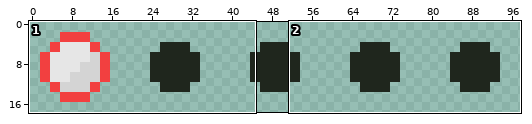
Edited in one commit: pixel-art file (textures/octave.aseprite). The first picture is a wide view before the edit; the outline marks the close-up.
Close-up. Before the commit:
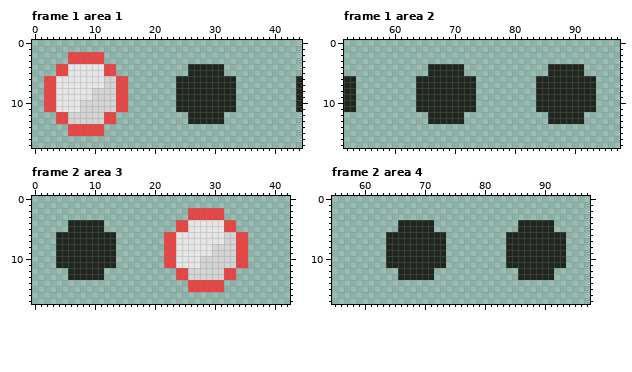
98x18 pixels, 5 frames. Shown: frame 1 area 1: x 0..44, y 0..17; frame 1 area 2: x 52..97, y 0..17; frame 2 area 3: x 0..42, y 0..17; frame 2 area 4: x 55..97, y 0..17. The commit also changed other frames or places, which this record leaves out.
And afterwards:
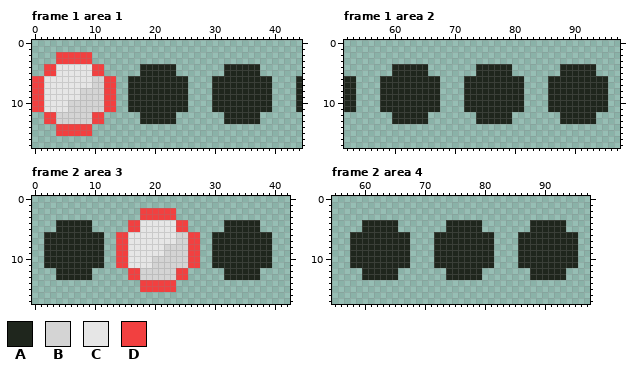
Palette (. is transparent): A #1f261d  B #d4d4d4  C #e6e6e6  D #f24040
From old to new:
Frame 1 area 1:
The author put colour A in rows 4 to 5 at x 18 to 23 and 32 to 37; in rows 6 to 11 at x 16 to 23 and 34 to 39; in rows 12 to 13 at x 18 to 23 and 32 to 37.
Colour C becomes colour B in rows 6 to 7 at x 10 to 11; in rows 8 to 9 at x 8 to 9; in rows 10 to 11 at x 6 to 7.
Colour D becomes colour B in rows 12 to 13 at x 4 to 5.
Colour D becomes colour C in rows 4 to 5 at x 4 to 5; in rows 6 to 11 at x 2 to 3.
The author put colour D in rows 2 to 3 at x 4 to 5; in rows 4 to 5 at x 2 to 3; in rows 6 to 11 at x 0 to 1; in rows 12 to 13 at x 2 to 3; in rows 14 to 15 at x 4 to 5.
Colour B becomes colour D in rows 6 to 11 at x 12 to 13; in rows 12 to 13 at x 10 to 11.
Colour C becomes colour D in rows 4 to 5 at x 10 to 11.
The author cleared colour A in rows 4 to 5 at x 26 to 31; in rows 6 to 11 at x 26 to 29; in rows 12 to 13 at x 26 to 31.
The author cleared colour D in rows 2 to 3 at x 10 to 11; in rows 4 to 5 at x 12 to 13; in rows 6 to 11 at x 14 to 15; in rows 12 to 13 at x 12 to 13; in rows 14 to 15 at x 10 to 11.
Frame 1 area 2:
The author put colour A in rows 4 to 5 at x 60 to 65, 74 to 79 and 92 to 93; in rows 6 to 11 at x 58 to 63, 74 to 81 and 94 to 95; in rows 12 to 13 at x 60 to 65, 74 to 79 and 92 to 93.
The author cleared colour A in rows 4 to 5 at x 66 to 71 and 86 to 87; in rows 6 to 11 at x 68 to 71 and 84 to 85; in rows 12 to 13 at x 66 to 71 and 86 to 87.
Frame 2 area 3:
The author put colour A in rows 4 to 5 at x 4 to 5 and 34 to 37; in rows 6 to 11 at x 2 to 3 and 36 to 39; in rows 12 to 13 at x 4 to 5 and 34 to 37.
Colour B becomes colour A in rows 6 to 7 at x 32 to 33; in rows 8 to 11 at x 30 to 33.
Colour C becomes colour A in rows 6 to 7 at x 30 to 31.
Colour D becomes colour A in rows 4 to 5 at x 32 to 33; in rows 6 to 11 at x 34 to 35; in rows 12 to 13 at x 32 to 33.
The author put colour B in rows 10 to 11 at x 20 to 21; in rows 12 to 13 at x 18 to 23.
Colour C becomes colour B in rows 6 to 11 at x 24 to 25.
Colour D becomes colour B in rows 8 to 11 at x 22 to 23.
The author put colour C in rows 4 to 5 at x 18 to 23; in rows 6 to 9 at x 16 to 21; in rows 10 to 11 at x 16 to 19.
Colour D becomes colour C in rows 6 to 7 at x 22 to 23.
The author put colour D in rows 2 to 3 at x 18 to 23; in rows 4 to 5 at x 16 to 17; in rows 6 to 11 at x 14 to 15; in rows 12 to 13 at x 16 to 17; in rows 14 to 15 at x 18 to 23.
Colour C becomes colour D in rows 6 to 11 at x 26 to 27.
The author cleared colour A in rows 4 to 5 at x 10 to 11; in rows 6 to 11 at x 12 to 13; in rows 12 to 13 at x 10 to 11.
The author cleared colour B in rows 10 to 11 at x 28 to 29; in rows 12 to 13 at x 26 to 31.
The author cleared colour C in rows 4 to 5 at x 26 to 31; in rows 6 to 9 at x 28 to 29.
The author cleared colour D in rows 2 to 3 at x 26 to 31; in rows 14 to 15 at x 26 to 31.
Frame 2 area 4: the same change as frame 1 area 2
Changed places in both close-ups, as pixel boxes (x1, y1, x2, y2):
changed: (32, 52, 272, 136)
changed: (380, 64, 560, 124)
added: (584, 64, 608, 124)
changed: (92, 208, 272, 292)
added: (44, 220, 68, 280)
changed: (350, 220, 530, 280)
added: (554, 220, 578, 280)
